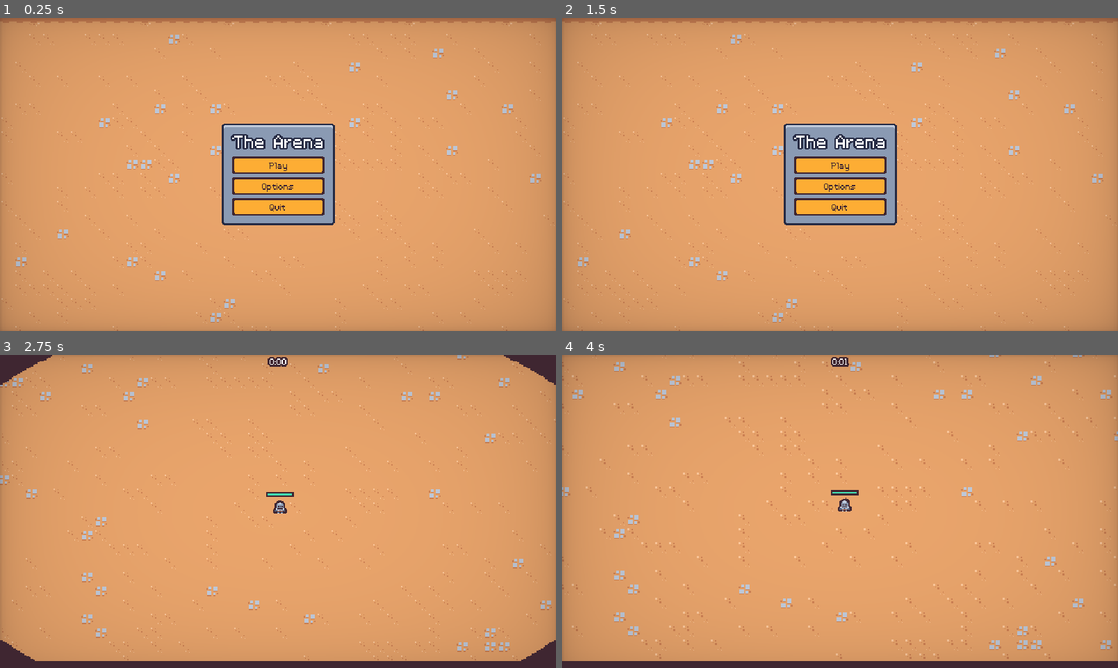
Above: before the commit, frames 1-4 (two rows, left to right).
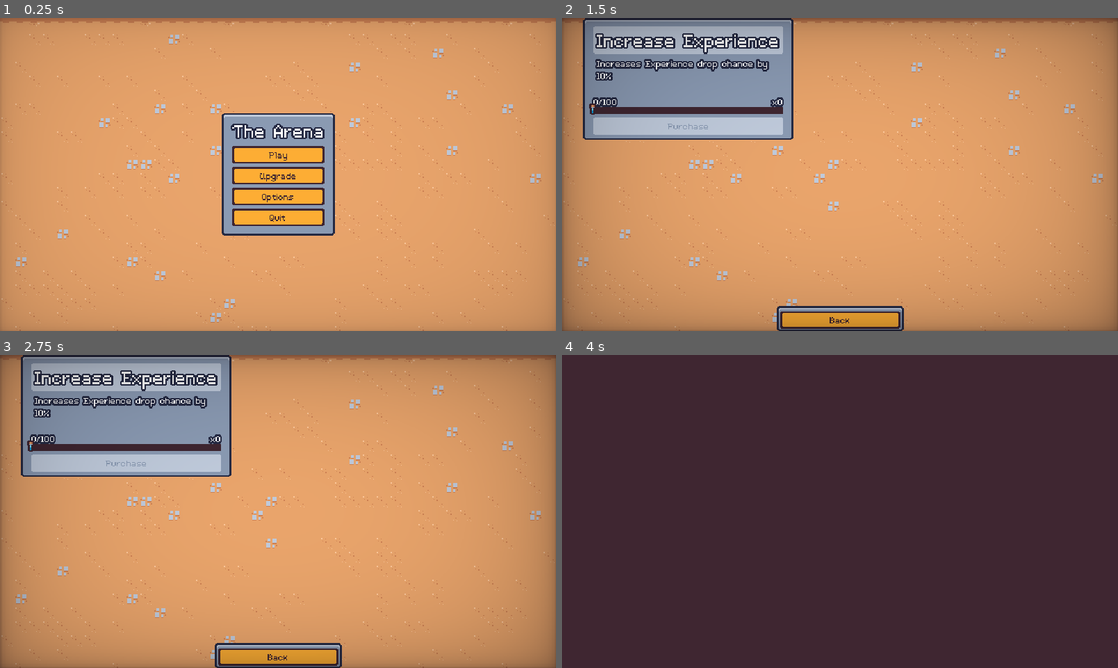
Above: after the commit, the same moments.

Repository: jguady/GodotCourse
Game: Godot game, scene res://scenes/ui/main_menu.tscn
Two runs of this game, one before a commit and one after it. Both use one fixed random seed, a clock stepped at 60 frames per second and the inputs below.
Inputs (mouse positions are in pixels of both pictures, inside the frame that each line leads up to):
- Up to frame 1 (0.25 s): no input
- Up to frame 2 (1.5 s): click (840, 174) at 0.5 s, where only the run after the commit has a clickable "Upgrade"; click (840, 318) at 1.25 s, where only the run after the commit has a clickable "Back"
- Up to frame 3 (2.75 s): click "Play" at 2 s
- Up to frame 4 (4 s): click (840, 492) at 2.75 s, where only the run after the commit has a clickable "Play"; tap Enter at 3.5 s; move the mouse to (962, 495) at 3.52 s; press the mouse at (962, 495) at 3.53 s; hold D (move_right) from 3.53 s (still down)

The runs differ from the first frame. In frame 1, 5.4% of the frame differs, in the area x 39-61%, y 30-70%; in frame 2, 31%; in frame 3, 27%; in frame 4, 98%, in the area x 0-100%, y 0-98%.

Commit message:
Finished the Initial Course, now for the Bonus!

Diff:
--- a/2dSurvivorsCourse/resources/theme/theme.tres
+++ b/2dSurvivorsCourse/resources/theme/theme.tres
@@ -8,6 +8,14 @@
 content_margin_top = 2.0
 content_margin_right = 4.0
 content_margin_bottom = 2.0
+texture = ExtResource("1_emkm4")
+texture_margin_left = 1.0
+texture_margin_top = 1.0
+texture_margin_right = 1.0
+texture_margin_bottom = 1.0
+region_rect = Rect2(18, 2, 12, 12)
+
+[sub_resource type="StyleBoxTexture" id="StyleBoxTexture_4qdgx"]
 texture = ExtResource("1_emkm4")
 texture_margin_left = 1.0
 texture_margin_top = 1.0
@@ -81,6 +89,35 @@
 [sub_resource type="StyleBoxFlat" id="StyleBoxFlat_p5o4a"]
 bg_color = Color(0.247059, 0.14902, 0.192157, 1)
 
+[sub_resource type="StyleBoxFlat" id="StyleBoxFlat_fl7js"]
+bg_color = Color(0.996078, 0.682353, 0.203922, 1)
+border_width_left = 2
+border_width_top = 2
+border_width_right = 2
+border_width_bottom = 2
+border_color = Color(0.8, 0.8, 0.8, 0)
+
+[sub_resource type="StyleBoxFlat" id="StyleBoxFlat_i374h"]
+bg_color = Color(0.996078, 0.682353, 0.203922, 1)
+border_width_left = 2
+border_width_top = 2
+border_width_right = 2
+border_width_bottom = 2
+border_color = Color(0.8, 0.8, 0.8, 0)
+
+[sub_resource type="StyleBoxFlat" id="StyleBoxFlat_yjqja"]
+bg_color = Color(0.996078, 0.682353, 0.203922, 1)
+border_width_left = 2
+border_width_top = 2
+border_width_right = 2
+border_width_bottom = 2
+border_color = Color(0.8, 0.8, 0.8, 0)
+
+[sub_resource type="StyleBoxFlat" id="StyleBoxFlat_0pa5u"]
+content_margin_left = 4.0
+content_margin_right = 4.0
+bg_color = Color(0.247059, 0.14902, 0.192157, 1)
+
 [resource]
 default_font = ExtResource("1_gbig6")
 default_font_size = 16
@@ -93,9 +130,11 @@
 BlueOutlineLabel/constants/shadow_offset_x = 0
 BlueOutlineLabel/constants/shadow_offset_y = 0
 Button/colors/font_color = Color(0.247059, 0.14902, 0.192157, 1)
+Button/colors/font_disabled_color = Color(0.545098, 0.607843, 0.705882, 1)
 Button/colors/font_focus_color = Color(0.247059, 0.14902, 0.192157, 1)
 Button/colors/font_hover_color = Color(0.443137, 0.286275, 0.352941, 1)
 Button/colors/font_pressed_color = Color(0.247059, 0.14902, 0.192157, 1)
+Button/styles/disabled = SubResource("StyleBoxTexture_4qdgx")
 Button/styles/focus = SubResource("StyleBoxEmpty_hep3o")
 Button/styles/hover = SubResource("StyleBoxTexture_ggsti")
 Button/styles/normal = SubResource("StyleBoxTexture_dhb21")
@@ -108,3 +147,7 @@
 Label/constants/line_spacing = 0
 PanelContainer/styles/panel = SubResource("StyleBoxTexture_21g5u")
 ProgressBar/styles/background = SubResource("StyleBoxFlat_p5o4a")
+VScrollBar/styles/grabber = SubResource("StyleBoxFlat_fl7js")
+VScrollBar/styles/grabber_highlight = SubResource("StyleBoxFlat_i374h")
+VScrollBar/styles/grabber_pressed = SubResource("StyleBoxFlat_yjqja")
+VScrollBar/styles/scroll = SubResource("StyleBoxFlat_0pa5u")
--- a/2dSurvivorsCourse/scenes/autoload/meta_progression.gd
+++ b/2dSurvivorsCourse/scenes/autoload/meta_progression.gd
@@ -24,7 +24,7 @@
 
 
 func add_meta_upgrade(upgrade: MetaUpgrade):
-	if not save_data["meta_upgrades"].has(upgrade.id):
+	if !save_data["meta_upgrades"].has(upgrade.id):
 		save_data["meta_upgrades"][upgrade.id] = {
 			"quantity": 0
 		}
@@ -36,3 +36,8 @@
 func on_experience_collected(number: float):
 	save_data["meta_upgrade_currency"] += number
 	save()
+
+func get_upgrade_count(upgrade_id: String):
+	if save_data["meta_upgrades"].has(upgrade_id):
+		return save_data["meta_upgrades"][upgrade_id]["quantity"]
+	return 0
--- a/2dSurvivorsCourse/scenes/autoload/screen_transition.gd
+++ b/2dSurvivorsCourse/scenes/autoload/screen_transition.gd
@@ -7,3 +7,9 @@
 	await $AnimationPlayer.animation_finished
 	transitioned_halfway.emit()
 	$AnimationPlayer.play_backwards("default")
+
+
+func transition_to_scene(scene_path: String):
+	transition()
+	await transitioned_halfway
+	get_tree().change_scene_to_file(scene_path)
--- a/2dSurvivorsCourse/scenes/component/vial_drop_component.gd
+++ b/2dSurvivorsCourse/scenes/component/vial_drop_component.gd
@@ -9,10 +9,18 @@
 
 
 func on_death():
-	if randf() > drop_percent:
+	var adjusted_drop_percent = drop_percent
+	var experience_gain_upgrade_count = MetaProgression.get_upgrade_count("experience_gain")
+	if experience_gain_upgrade_count > 0:
+		adjusted_drop_percent += .1
+
+
+	if randf() > adjusted_drop_percent:
 		return
+
 	if vial_scene == null:
 		return
+
 	if not owner is Node2D:
 		return
 	var spawn_position = (owner as Node2D).global_position
--- a/2dSurvivorsCourse/scenes/game_object/basic_enemy/basic_enemy.tscn
+++ b/2dSurvivorsCourse/scenes/game_object/basic_enemy/basic_enemy.tscn
@@ -103,7 +103,7 @@
 [node name="HealthComponent" parent="." instance=ExtResource("2_m7udl")]
 
 [node name="VialDropComponent" parent="." node_paths=PackedStringArray("health_component") instance=ExtResource("3_rmbvq")]
-drop_percent = 1.0
+drop_percent = 0.35
 health_component = NodePath("../HealthComponent")
 
 [node name="VelocityComponent" parent="." instance=ExtResource("4_5qkt1")]
--- a/2dSurvivorsCourse/scenes/manager/enemy_manager.gd
+++ b/2dSurvivorsCourse/scenes/manager/enemy_manager.gd
@@ -28,8 +28,9 @@
 	var random_direction = Vector2.RIGHT.rotated(randf_range(0, TAU))
 	for i in 4:
 		spawn_position = player.global_position + (random_direction * SPAWN_RADIUS)
+		var additional_check_offset = random_direction *20
 
-		var query_parameters = PhysicsRayQueryParameters2D.create(player.global_position, spawn_position, 1)
+		var query_parameters = PhysicsRayQueryParameters2D.create(player.global_position, spawn_position + additional_check_offset, 1)
 		var result = get_tree().root.world_2d.direct_space_state.intersect_ray(query_parameters)
 
 		if result.is_empty():
--- a/2dSurvivorsCourse/scenes/ui/end_screen.gd
+++ b/2dSurvivorsCourse/scenes/ui/end_screen.gd
@@ -12,7 +12,7 @@
 
 
 	get_tree().paused = true
-	%RestartButton.pressed.connect(on_restart_button_pressed)
+	%ContinueButton.pressed.connect(on_continue_button_pressed)
 	%QuitButton.pressed.connect(on_quit_button_pressed)
 
 
@@ -28,12 +28,16 @@
 	play_jingle(true)
 
 
-func on_restart_button_pressed():
+func on_continue_button_pressed():
+	#ScreenTransition.transition_to_scene("res://scenes/ui/meta_menu.tscn")
 	ScreenTransition.transition()
 	await ScreenTransition.transitioned_halfway
 	get_tree().paused = false
-	get_tree().change_scene_to_file("res://scenes/main/main.tscn")
+	get_tree().change_scene_to_file("res://scenes/ui/meta_menu.tscn")
 
 
 func on_quit_button_pressed():
-	get_tree().quit()
+	ScreenTransition.transition()
+	await ScreenTransition.transitioned_halfway
+	get_tree().paused = false
+	get_tree().change_scene_to_file("res://scenes/ui/main_menu.tscn")
--- a/2dSurvivorsCourse/scenes/ui/end_screen.tscn
+++ b/2dSurvivorsCourse/scenes/ui/end_screen.tscn
@@ -139,12 +139,12 @@
 [node name="VBoxContainer" type="VBoxContainer" parent="MarginContainer/PanelContainer/MarginContainer/VBoxContainer"]
 layout_mode = 2
 
-[node name="RestartButton" parent="MarginContainer/PanelContainer/MarginContainer/VBoxContainer/VBoxContainer" instance=ExtResource("2_7ma8i")]
+[node name="ContinueButton" parent="MarginContainer/PanelContainer/MarginContainer/VBoxContainer/VBoxContainer" instance=ExtResource("2_7ma8i")]
 unique_name_in_owner = true
 layout_mode = 2
-text = "Restart"
+text = "Continue"
 
 [node name="QuitButton" parent="MarginContainer/PanelContainer/MarginContainer/VBoxContainer/VBoxContainer" instance=ExtResource("2_7ma8i")]
 unique_name_in_owner = true
 layout_mode = 2
-text = "Quit"
+text = "Quit to Menu"
--- a/2dSurvivorsCourse/scenes/ui/main_menu.gd
+++ b/2dSurvivorsCourse/scenes/ui/main_menu.gd
@@ -1,12 +1,13 @@
 extends CanvasLayer
 
 var options_scene = preload("res://scenes/ui/options_menu.tscn")
+var meta_upgrade_scene = preload("res://scenes/ui/meta_menu.tscn")
 
 func _ready():
 	$%PlayButton.pressed.connect(on_play_pressed)
 	$%OptionsButton.pressed.connect(on_options_pressed)
 	$%QuitButton.pressed.connect(on_quit_pressed)
-
+	%UpgradeButton.pressed.connect(on_meta_upgrade_pressed)
 
 func on_play_pressed():
 	ScreenTransition.transition()
@@ -25,3 +26,13 @@
 
 func on_options_closed(options_instance: Node):
 	options_instance.queue_free()
+
+func on_meta_upgrade_pressed():
+	ScreenTransition.transition()
+	await ScreenTransition.transitioned_halfway
+	var meta_upgrade_instance = meta_upgrade_scene.instantiate()
+	add_child(meta_upgrade_instance)
+	#meta_upgrade_instance.back_pressed.connect(on_meta_upgrade_closed.bind(meta_upgrade_instance))
+
+func on_meta_upgrade_closed(meta_upgrade_instance : Node):
+	meta_upgrade_instance.queue_free()
--- a/2dSurvivorsCourse/scenes/ui/main_menu.tscn
+++ b/2dSurvivorsCourse/scenes/ui/main_menu.tscn
@@ -48,6 +48,11 @@
 layout_mode = 2
 text = "Play"
 
+[node name="UpgradeButton" parent="MarginContainer/PanelContainer/MarginContainer/VBoxContainer" instance=ExtResource("2_dumkt")]
+unique_name_in_owner = true
+layout_mode = 2
+text = "Upgrade"
+
 [node name="OptionsButton" parent="MarginContainer/PanelContainer/MarginContainer/VBoxContainer" instance=ExtResource("2_dumkt")]
 unique_name_in_owner = true
 layout_mode = 2
--- a/2dSurvivorsCourse/scenes/ui/meta_menu.gd
+++ b/2dSurvivorsCourse/scenes/ui/meta_menu.gd
@@ -1,13 +1,24 @@
 extends CanvasLayer
 
+#signal back_pressed
+
 @export var upgrades: Array[MetaUpgrade] = []
+@onready var back_button: Button = %BackButton
 
 @onready var grid_container = $%GridContainer
 var meta_upgrade_card_scene = preload("res://scenes/ui/meta_upgrade_card.tscn")
 
 
 func _ready():
+	for child in grid_container.get_children():
+		child.queue_free()
+
+	back_button.pressed.connect(on_back_pressed)
 	for upgrade in upgrades:
 		var meta_upgrade_card_instance = meta_upgrade_card_scene.instantiate()
 		grid_container.add_child(meta_upgrade_card_instance)
 		meta_upgrade_card_instance.set_meta_upgrade(upgrade)
+
+
+func on_back_pressed():
+	ScreenTransition.transition_to_scene("res://scenes/ui/main_menu.tscn")
--- a/2dSurvivorsCourse/scenes/ui/meta_menu.tscn
+++ b/2dSurvivorsCourse/scenes/ui/meta_menu.tscn
@@ -1,8 +1,9 @@
-[gd_scene load_steps=5 format=3 uid="uid://dn3sjf5suvhiu"]
+[gd_scene load_steps=6 format=3 uid="uid://dn3sjf5suvhiu"]
 
 [ext_resource type="Script" path="res://scenes/ui/meta_menu.gd" id="1_otlfj"]
 [ext_resource type="TileSet" uid="uid://dpmui6nmx1f5a" path="res://resources/tileset.tres" id="2_milju"]
 [ext_resource type="Resource" uid="uid://b168w55k3bto5" path="res://resources/meta_upgrades/experience_gain.tres" id="2_ypwyh"]
+[ext_resource type="PackedScene" uid="uid://byecjv33kpobw" path="res://scenes/ui/meta_upgrade_card.tscn" id="4_0y0d1"]
 [ext_resource type="PackedScene" uid="uid://bkgfn3y3804ho" path="res://scenes/ui/vignette.tscn" id="4_5h88p"]
 
 [node name="MetaMenu" type="CanvasLayer"]
@@ -16,22 +17,84 @@
 format = 2
 layer_0/tile_data = PackedInt32Array(2359353, 0, 4, 2293817, 0, 4, 2228281, 65536, 4, 2162745, 0, 4, 2097209, 393216, 3 …(171164 unchanged characters)…
 
-[node name="MarginContainer" type="MarginContainer" parent="."]
+[node name="ScrollContainer" type="ScrollContainer" parent="."]
 anchors_preset = 15
 anchor_right = 1.0
 anchor_bottom = 1.0
 grow_horizontal = 2
 grow_vertical = 2
+
+[node name="VBoxContainer" type="VBoxContainer" parent="ScrollContainer"]
+layout_mode = 2
+size_flags_horizontal = 0
+size_flags_vertical = 0
+mouse_filter = 2
+
+[node name="MarginContainer" type="MarginContainer" parent="ScrollContainer/VBoxContainer"]
+layout_mode = 2
+size_flags_horizontal = 0
+size_flags_vertical = 0
 theme_override_constants/margin_left = 24
-theme_override_constants/margin_top = 16
-theme_override_constants/margin_right = 24
-theme_override_constants/margin_bottom = 16
 
-[node name="GridContainer" type="GridContainer" parent="MarginContainer"]
+[node name="GridContainer" type="GridContainer" parent="ScrollContainer/VBoxContainer/MarginContainer"]
 unique_name_in_owner = true
 layout_mode = 2
+size_flags_horizontal = 0
+size_flags_vertical = 0
 theme_override_constants/h_separation = 41
 columns = 3
 
+[node name="MetaUpgradeCard" parent="ScrollContainer/VBoxContainer/MarginContainer/GridContainer" instance=ExtResource("4_0y0d1")]
+layout_mode = 2
+
+[node name="MetaUpgradeCard2" parent="ScrollContainer/VBoxContainer/MarginContainer/GridContainer" instance=ExtResource("4_0y0d1")]
+layout_mode = 2
+
+[node name="MetaUpgradeCard3" parent="ScrollContainer/VBoxContainer/MarginContainer/GridContainer" instance=ExtResource("4_0y0d1")]
+layout_mode = 2
+
+[node name="MetaUpgradeCard4" parent="ScrollContainer/VBoxContainer/MarginContainer/GridContainer" instance=ExtResource("4_0y0d1")]
+layout_mode = 2
+
+[node name="MetaUpgradeCard5" parent="ScrollContainer/VBoxContainer/MarginContainer/GridContainer" instance=ExtResource("4_0y0d1")]
+layout_mode = 2
+
+[node name="MetaUpgradeCard6" parent="ScrollContainer/VBoxContainer/MarginContainer/GridContainer" instance=ExtResource("4_0y0d1")]
+layout_mode = 2
+
+[node name="MetaUpgradeCard7" parent="ScrollContainer/VBoxContainer/MarginContainer/GridContainer" instance=ExtResource("4_0y0d1")]
+layout_mode = 2
+
+[node name="MetaUpgradeCard8" parent="ScrollContainer/VBoxContainer/MarginContainer/GridContainer" instance=ExtResource("4_0y0d1")]
+layout_mode = 2
+
+[node name="MarginContainer" type="MarginContainer" parent="."]
+anchors_preset = 7
+anchor_left = 0.5
+anchor_top = 1.0
+anchor_right = 0.5
+anchor_bottom = 1.0
+offset_left = -99.0
+offset_top = -61.0
+offset_right = 99.0
+grow_horizontal = 2
+grow_vertical = 0
+theme_override_constants/margin_left = 26
+theme_override_constants/margin_right = 26
+
+[node name="VBoxContainer" type="HBoxContainer" parent="MarginContainer"]
+layout_mode = 2
+size_flags_vertical = 8
+alignment = 1
+
+[node name="PanelContainer" type="PanelContainer" parent="MarginContainer/VBoxContainer"]
+layout_mode = 2
+size_flags_horizontal = 3
+
+[node name="BackButton" type="Button" parent="MarginContainer/VBoxContainer/PanelContainer"]
+unique_name_in_owner = true
+layout_mode = 2
+text = "Back"
+
 [node name="Vignette" parent="." instance=ExtResource("4_5h88p")]
 layer = 2
--- a/2dSurvivorsCourse/scenes/ui/meta_upgrade_card.gd
+++ b/2dSurvivorsCourse/scenes/ui/meta_upgrade_card.gd
@@ -5,7 +5,7 @@
 @onready var progress_bar: ProgressBar = %ProgressBar
 @onready var purchase_button: Button = %PurchaseButton
 @onready var progress_label: Label = %ProgressLabel
-@onready var count_label: Label = %"Count Label"
+@onready var count_label: Label = %"CountLabel"
 
 var upgrade: MetaUpgrade
 
@@ -19,16 +19,21 @@
 	update_progress()
 
 func update_progress():
-	var current_quantity = MetaProgression.save_data["meta_upgrades"][upgrade.id]["quantity"]
+	# grab the current quantity
+	var current_quantity = 0
+	if MetaProgression.save_data["meta_upgrades"].has([upgrade.id]):
+		current_quantity = MetaProgression.save_data["meta_upgrades"][upgrade.id]["quantity"]
+	# check if it is maxxed
 	var is_maxed = current_quantity >= upgrade.max_quantity
-	var currency = MetaProgression.save_data["meta_upgrade_currency"]
+	# grab the currency
+	var currency = max(MetaProgression.save_data["meta_upgrade_currency"],0)
 	var percent =  currency / upgrade.experience_cost
 	percent = min(percent, 1)
 	progress_bar.value = percent
 	purchase_button.disabled = percent < 1 || is_maxed
 	if is_maxed:
 		purchase_button.text = "Maximum Acquired"
-	purchase_button.disabled = false
+
 	progress_label.text = str(currency)+ "/" + str(upgrade.experience_cost)
 	count_label.text = "x%d" % current_quantity
 
--- a/2dSurvivorsCourse/scenes/ui/meta_upgrade_card.tscn
+++ b/2dSurvivorsCourse/scenes/ui/meta_upgrade_card.tscn
@@ -209,7 +209,7 @@
 theme_type_variation = &"BlueOutlineLabel"
 text = "50/200"
 
-[node name="Count Label" type="Label" parent="MarginContainer/VBoxContainer/VBoxContainer/HBoxContainer"]
+[node name="CountLabel" type="Label" parent="MarginContainer/VBoxContainer/VBoxContainer/HBoxContainer"]
 unique_name_in_owner = true
 layout_mode = 2
 size_flags_horizontal = 10
Not shown: 1 places in 2dSurvivorsCourse/resources/theme/theme.tres that only renumber resources
